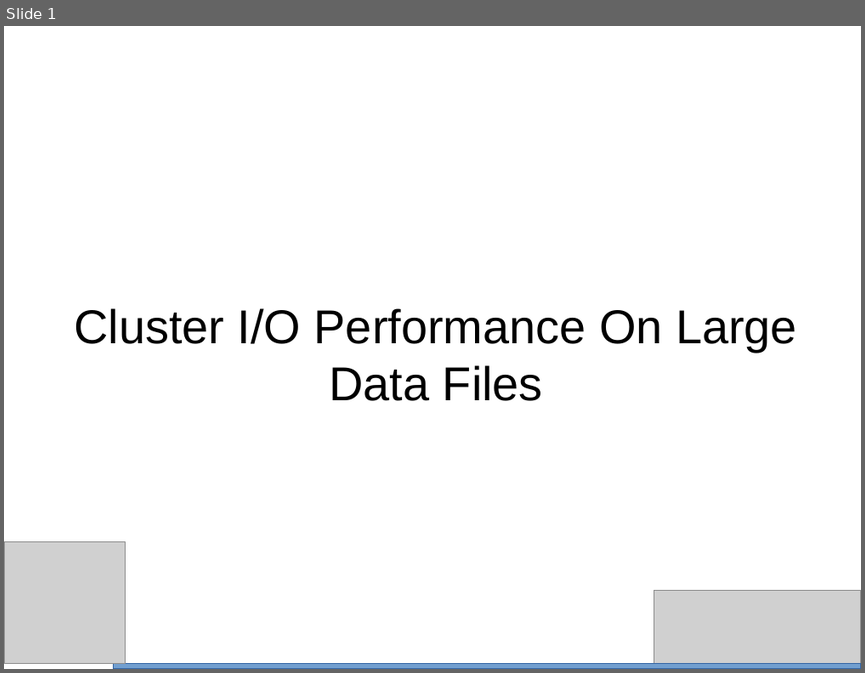
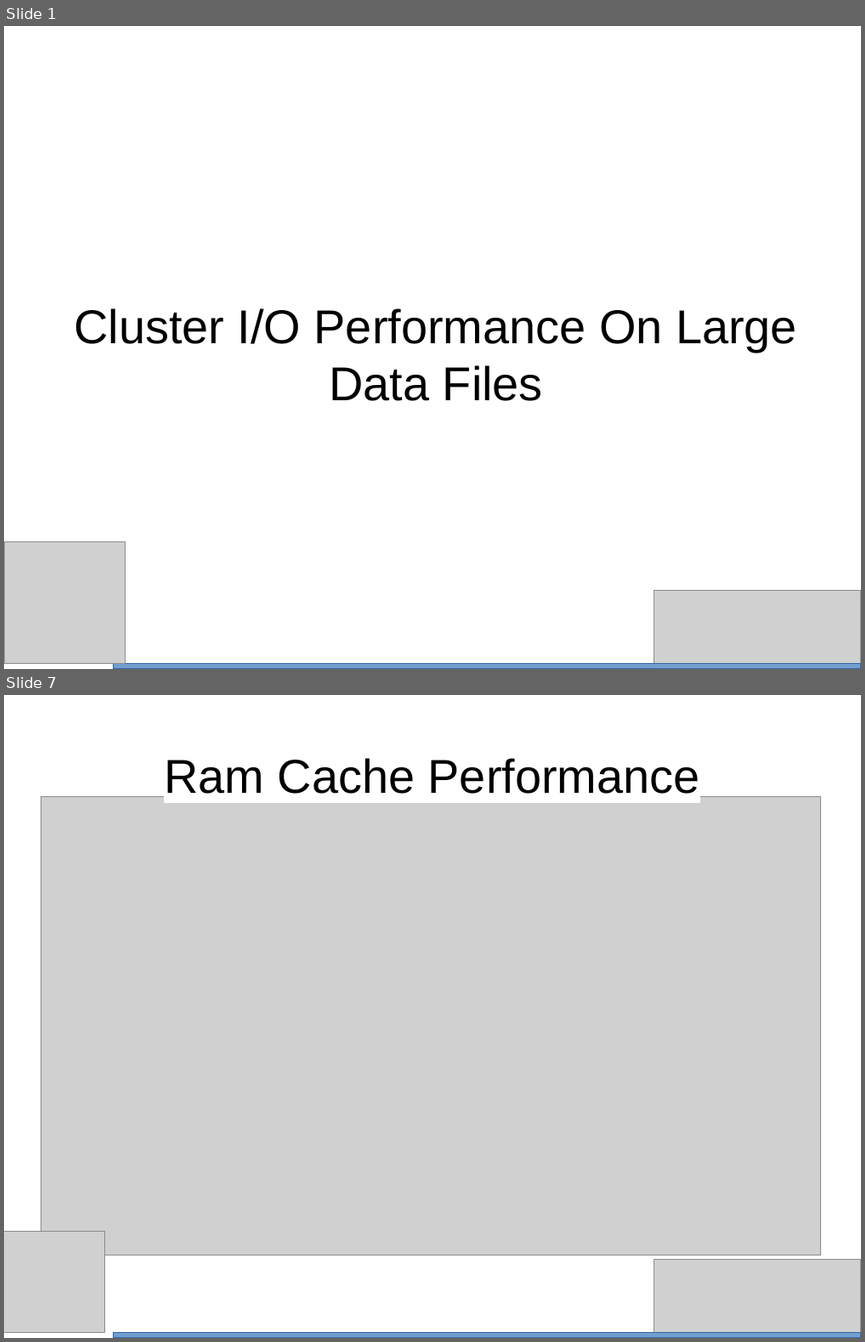
Before and after one commit to bth5032/CMS, a slide deck: Summer_2015/IOHeavyCI/Results/Powerpoint/performance.odp. Shown one above the other, each under a label of ours: slide 1 before the commit, slides 1 and 7 after it; the slides between them are not shown. The pictures are 865x673 and 865x1342 pixels, drawn with LibreOffice and Linux fonts; fonts in the diff are those of the drawing; grey boxes stand for pictures. Boxes give left, top, right and bottom in pixels: in the first picture for what was removed or moved away, otherwise in the second. Text is boxed around its words. In the diff, an @@ line names an element or a change of style, - is before the commit and + after.

Commit message:
completed draft of performance powerpoint

```diff
--- a/Summer_2015/IOHeavyCI/Results/Powerpoint/performance.odp
+++ b/Summer_2015/IOHeavyCI/Results/Powerpoint/performance.odp
@@ slide 7 added at <box>4,695,861,1338</box>, background #FFFFFF @@
@@ title added at <box>164,758,700,794</box>, 44 pt, text #000000 @@
+Ram Cache Performance
@@ picture added at <box>41,796,820,1255</box> @@
@@ picture added at <box>4,1231,105,1333</box> @@
@@ picture added at <box>653,1259,861,1338</box> @@
@@ rectangle added at <box>113,1333,861,1338</box>, fill #729FCF, outline #3465A4 0 pt @@
```
Also in this commit, not shown: 1 slide changed, 9 other slides added, 1 other file.
